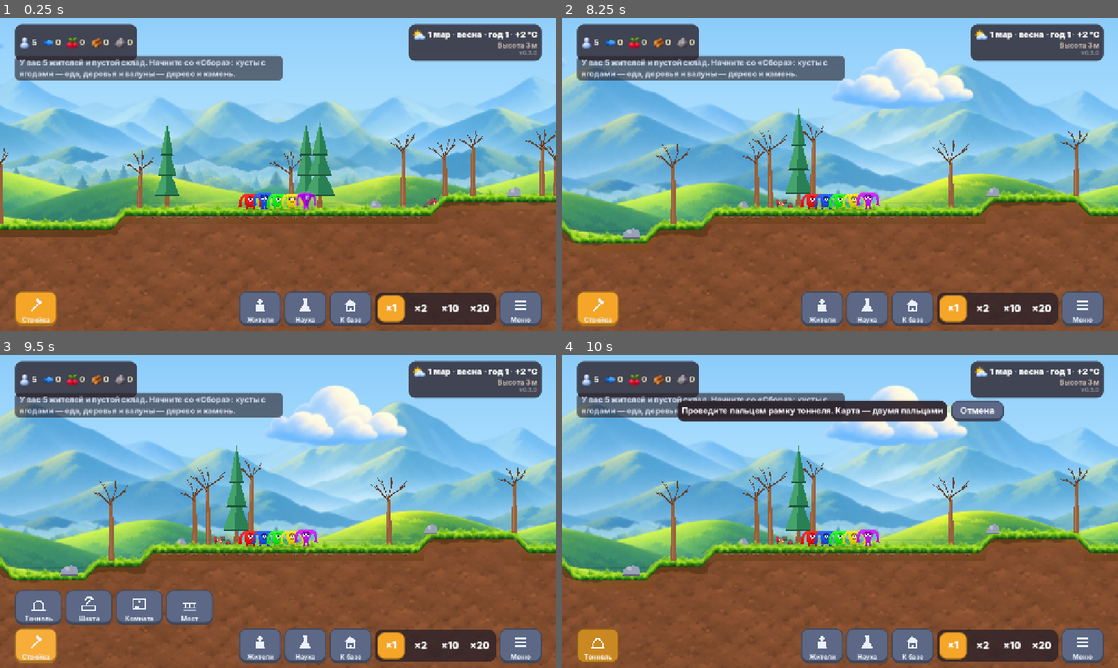
Above: before the commit, frames 1-4 (two rows, left to right).
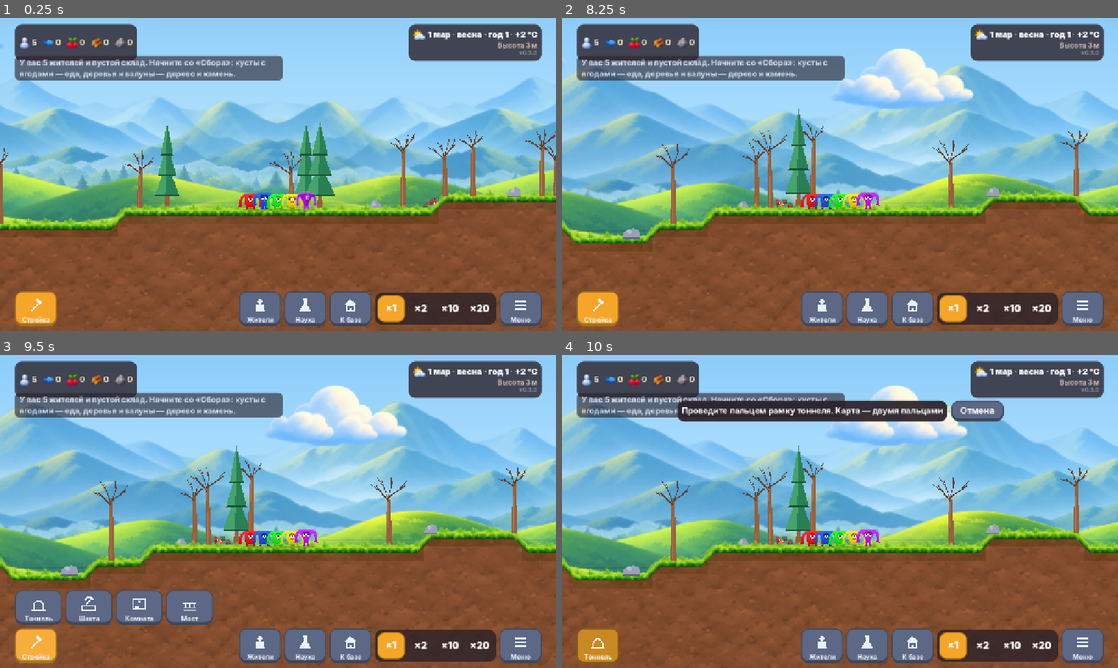
Above: after the commit, the same moments.

Repository: web-static-host/game1
Game: Godot game, scene res://scenes/main.tscn
The game is run twice, just before and just after one commit, with the same random seed, the same clock (stepped at 60 frames per second) and the same inputs.
Inputs (mouse positions are in pixels of both pictures, inside the frame that each line leads up to):
- Up to frame 1 (0.25 s): no input
- Up to frame 2 (8.25 s): click (595, 309) at 0.5 s; click (823, 309) at 1.27 s; click (867, 309) at 2.02 s; click (912, 309) at 2.77 s; click "×1" at 3.5 s; click "×2" at 4.25 s; click "×10" at 5 s; click "×20" at 5.75 s; click (1084, 309) at 6.52 s; click "Новая игра" at 7.25 s; click "Начать" at 8 s
- Up to frame 3 (9.5 s): click (33, 646) at 8.75 s
- Up to frame 4 (10 s): click (600, 608) at 9.52 s

The runs differ from the first frame. In frame 1, 0.3% of the frame differs, in the area x 3-98%, y 58-70%; in frame 2, 0.3%; in frame 3, 0.3%; in frame 4, 0.3%.

Commit message:
Земля: открытые клетки одинаковые, без полос; почва под травой тоном земли
- первая клетка у выработки рисуется как дальние (геологоразведка): без приглушения и камешков
- полосатые текстуры пород убраны — открытая порода той же фактурой почвы, своим цветом
- почва под травой — тем же тоном, что и земля ниже
- room_preview: с геологоразведкой II

Co-Authored-By: Claude Opus 5.5 <noreply@anthropic.com>
Claude-Session: https://claude.ai/code/session_01Gsst3hFuf1c6zM4f6Jt7o5

Diff:
--- a/scripts/world/chunk_view.gd
+++ b/scripts/world/chunk_view.gd
@@ -32,7 +32,7 @@
 ## Задняя стенка выработки — тёплая тёмная.
 const BACK := Color(0.23, 0.16, 0.16)
 
-## Текстуры земли (assets/ground/, из art_src/ground/prepare.py): серые пласты,
+## Текстуры земли (assets/ground/, из art_src/ground/prepare.py): серая фактура почвы,
 ## красим цветом породы. Средняя яркость текстуры — ROCK_MEAN, поэтому цвет делим на неё.
 const ROCK_MEAN := 0.7
 ## Период текстуры породы в пикселях мира; чанк (1024 px) — ровно 2 периода,
@@ -42,9 +42,7 @@
 const EDGE_PERIOD := 1024.0 / 3.0
 const GRASS_LINE := 0.51
 const SNOW_LINE := 0.45
-## Мягкая земля (почва, глина, песок), слоистые осадочные породы, плотные кристаллические.
-enum RockTex { SOFT, DENSE, LAYERED }
-
+## Фактура земли (assets/ground/fog.png): и неразведанная, и открытая порода — разным цветом.
 static var _rock_tex: Array = []
 static var _grass_tex: Texture2D
 static var _snow_tex: Texture2D
@@ -59,7 +57,7 @@
 	texture_repeat = CanvasItem.TEXTURE_REPEAT_ENABLED
 	texture_filter = CanvasItem.TEXTURE_FILTER_LINEAR_WITH_MIPMAPS
 	if _rock_tex.is_empty():
-		for n in ["rock_1", "rock_2", "rock_3", "fog"]:
+		for n in ["fog"]:
 			_rock_tex.append(_load("res://assets/ground/%s.png" % n))
 		_grass_tex = _load("res://assets/ground/grass_edge.png")
 		_snow_tex = _load("res://assets/ground/snow_edge.png")
@@ -69,20 +67,16 @@
 	return load(path) if ResourceLoader.exists(path) else null
 
 
-## Какой текстурой рисовать породу m.
-static func rock_tex_of(m: int) -> int:
-	match m:
-		Mat.TOPSOIL, Mat.CLAY, Mat.SAND, Mat.GRAVEL, Mat.RUBBLE:
-			return RockTex.SOFT
-		Mat.GRANITE, Mat.GNEISS, Mat.BASALT, Mat.PERIDOTITE, Mat.KIMBERLITE, Mat.MAGMA:
-			return RockTex.DENSE
-	return RockTex.LAYERED
+## Какой текстурой рисовать породу m. Полосатые пласты автору не понравились — открытая порода
+## той же мягкой фактурой, что и неразведанная земля, только своим цветом.
+static func rock_tex_of(_m: int) -> int:
+	return FOG
 
 
 ## Неразведанная земля («туман»): одна фактура на весь мир (assets/ground/fog.png),
 ## не зависит от того, что внутри, — по ней ничего не угадать. Пока картинки нет — заливка.
 ## Пласты пород рисуем только на открытой породе (кайма, выработки).
-const FOG := 3
+const FOG := 0
 
 
 static func _tinted(col: Color) -> Color:
@@ -189,7 +183,8 @@
 		# Плавный рельеф: верх земли — ломаная через центры столбцов, а не ступеньки.
 		var line := _surface_line(x, surf)
 		var band_to := ceili(maxf(line.x, line.z) + SOIL_BAND) if not line.is_zero_approx() else surf
-		var soil := rock_color(Mat.TOPSOIL, gen.tint(x, surf))
+		# Почва под травой — тем же тоном, что и земля ниже: первый блок не отличается от остальных.
+		var soil := fog_color(0, gen.tint(x, surf))
 		for ly in SIZE:
 			var y := y0 + ly
 			if y < surf:
@@ -199,7 +194,7 @@
 					var sr := Rect2(lx * TILE, ly * TILE, TILE, TILE)
 					_draw_clipped(lx, ly, line, fog_color(0, gen.tint(x, y)), FOG)
 					for poly in Geometry2D.intersect_polygons(_band_poly(lx, ly, line), _rect_poly(sr)):
-						_fill_poly(poly, soil, RockTex.SOFT)
+						_fill_poly(poly, soil, FOG)
 				continue # небо рисует фон
 			var i := ChunkData.idx(lx, ly)
 			var f := chunk.flags[i]
@@ -212,14 +207,14 @@
 				_draw_clipped(lx, ly, line, fog_color(depth, v), FOG)
 				var band := _band_poly(lx, ly, line)
 				for poly in Geometry2D.intersect_polygons(band, _rect_poly(r)):
-					_fill_poly(poly, soil, RockTex.SOFT)
+					_fill_poly(poly, soil, FOG)
 				if f & ChunkData.F_REVEALED:
 					# Вскрытая порода — тоже только ниже линии земли, иначе торчат углы.
 					var clip := clip_below(lx * TILE, ly * TILE, TILE, _line_px(ly, line))
 					if clip.is_empty():
 						clip = PackedVector2Array([Vector2.ZERO]) # клетка целиком над землёй — каймы нет
-					_half_strips(lx, ly, r, rock_color(m, v), _is_hole(lx - 1, ly), _is_hole(lx + 1, ly),
-						_is_hole(lx, ly - 1), _is_hole(lx, ly + 1), clip, rock_tex_of(m))
+					if clip.size() >= 3:
+						_fill_poly(clip, rock_color(m, v), rock_tex_of(m))
 				if y == surf:
 					if gen.water_level(x) >= surf:
 						_draw_smooth_grass(lx, ly, line, x)
@@ -312,23 +307,11 @@
 		mask |= 4
 	if open_d and open_l:
 		mask |= 8
-	# Под землёй порода видна только у самой выработки и плавно уходит в темноту.
-	var faded := mask == 0
-	var fog := fog_color(y - surf, v)
-	# Разведано геологией (вдали от выработки, ни одной открытой соседней клетки):
-	# порода видна целиком, чуть приглушённая.
-	var far := faded and not (open_l or open_r or open_u or open_d or _is_open(lx - 1, ly - 1) \
-		or _is_open(lx + 1, ly - 1) or _is_open(lx - 1, ly + 1) or _is_open(lx + 1, ly + 1))
-	if far:
-		_fill_rect(r, base.lerp(fog, 0.35), ti)
-	elif faded:
-		_fill_rect(r, fog, FOG)
-		_half_strips(lx, ly, r, base, open_l, open_r, open_u, open_d, PackedVector2Array(), ti)
-	elif mask == 0:
+	# Открытая порода — целым блоком и одинаково, у выработки и дальше (геологоразведка);
+	# выступ между выработками, открытый с двух сторон, — со скруглёнными углами.
+	if mask == 0:
 		_fill_rect(r, base, ti)
 	else:
-		# Выступ между выработками: приглушённый, как и остальная порода у края.
-		# Выступ, открытый с двух сторон, виден целиком.
 		_fill_poly(_rounded_rect(r, mask), base, ti)
 
 	# Тени по краям, обращённым к пустоте.
@@ -759,60 +742,6 @@
 	return PackedVector2Array([r.position, Vector2(r.end.x, r.position.y), r.end, Vector2(r.position.x, r.end.y)])
 
 
-## Полоса породы в полблока у открытых сторон, дальше — неразведанная земля.
-func _half_strips(lx: int, ly: int, r: Rect2, base: Color, l: bool, rt: bool, u: bool, d: bool, clip := PackedVector2Array(), ti := 0) -> void:
-	var f := FADE * TILE
-	var p := r.position
-	var e := r.end
-	if l:
-		_strip(Rect2(p.x, p.y, f, TILE), base, clip, ti)
-	if rt:
-		_strip(Rect2(e.x - f, p.y, f, TILE), base, clip, ti)
-	if u:
-		_strip(Rect2(p.x, p.y, TILE, f), base, clip, ti)
-	if d:
-		_strip(Rect2(p.x, e.y - f, TILE, f), base, clip, ti)
-	# Камешки во вскрытой кайме.
-	var x := chunk.cx * SIZE + lx
-	var y := chunk.cy * SIZE + ly
-	for k in 2:
-		var hx := WorldGen.hash01(x, y, 600 + k)
-		var hy := WorldGen.hash01(x, y, 610 + k)
-		var q := Vector2(-1, -1)
-		if l and k == 0:
-			q = p + Vector2(f * 0.5, 6 + hy * (TILE - 12))
-		elif rt and k == 0:
-			q = Vector2(e.x - f * 0.5, p.y + 6 + hy * (TILE - 12))
-		elif u:
-			q = p + Vector2(6 + hx * (TILE - 12), f * 0.5)
-		elif d:
-			q = Vector2(p.x + 6 + hx * (TILE - 12), e.y - f * 0.5)
-		if q.x < 0 or (not clip.is_empty() and (clip.size() < 3 or not Geometry2D.is_point_in_polygon(q, clip))):
-			continue
-		var rad := 2.5 + WorldGen.hash01(x, y, 620 + k) * 3.0
-		draw_circle(q + Vector2(0, 1.5), rad, base.darkened(0.3))
-		draw_circle(q, rad, base.lightened(0.15))
-	# Открыт только угол по диагонали — четверть клетки.
-	for c: Vector2i in CORNERS:
-		var side_x := l if c.x < 0 else rt
-		var side_y := u if c.y < 0 else d
-		if side_x or side_y or not _is_open(lx + c.x, ly + c.y):
-			continue
-		var corner := Vector2(p.x if c.x < 0 else e.x - f, p.y if c.y < 0 else e.y - f)
-		_strip(Rect2(corner, Vector2(f, f)), base, clip, ti)
-
-
-## Полоса каймы; если задан clip — только её часть внутри него (под линией земли).
-func _strip(r: Rect2, col: Color, clip: PackedVector2Array, ti: int) -> void:
-	if clip.is_empty():
-		_fill_rect(r, col, ti)
-		return
-	if clip.size() < 3:
-		return
-	for poly in Geometry2D.intersect_polygons(_rect_poly(r), clip):
-		_fill_poly(poly, col, ti)
-
-
 ## Выработка или пещера (не небо).
 func _is_hole(lx: int, ly: int) -> bool:
 	var f := _flags_at(lx, ly)
--- a/tests/room_preview.gd
+++ b/tests/room_preview.gd
@@ -26,6 +26,9 @@
 		var s := world.gen.surface_y(x0)
 		colony.inventory = {"wood": 600, "stone": 300, "food": 200, "brick": 300, "metal": 300}
 		colony.known_resources = {"wood": true, "stone": true}
+		# Геологоразведка II: порода видна на 3 клетки от выработок — проверить, что все открытые
+		# клетки рисуются одинаково.
+		colony.research.done.append_array(["geology", "geology2"])
 		var T := Project.Kind.TUNNEL
 		var R := Project.Kind.ROOM
 		colony.create_project(T, Rect2i(x0, s, 1, 12))
Binary file removed: assets/ground/rock_1.png
Not shown, removed: assets/ground/rock_1.png.import
Binary file removed: assets/ground/rock_2.png
Not shown, removed: assets/ground/rock_2.png.import
Binary file removed: assets/ground/rock_3.png
Not shown, removed: assets/ground/rock_3.png.import
Not shown, changed: art_src/ground/prepare.py
Not shown, changed: docs/DESIGN_PLAN.md
